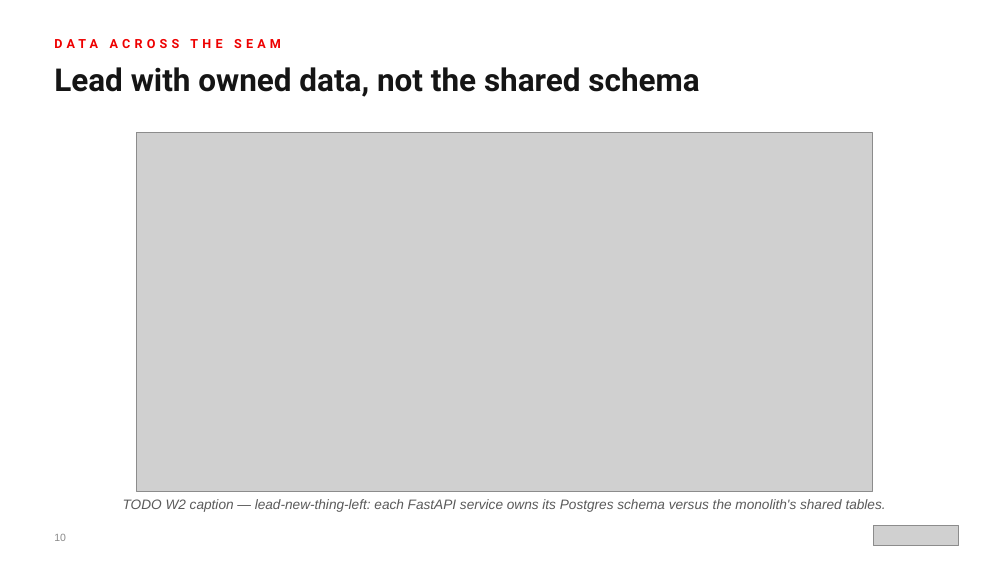
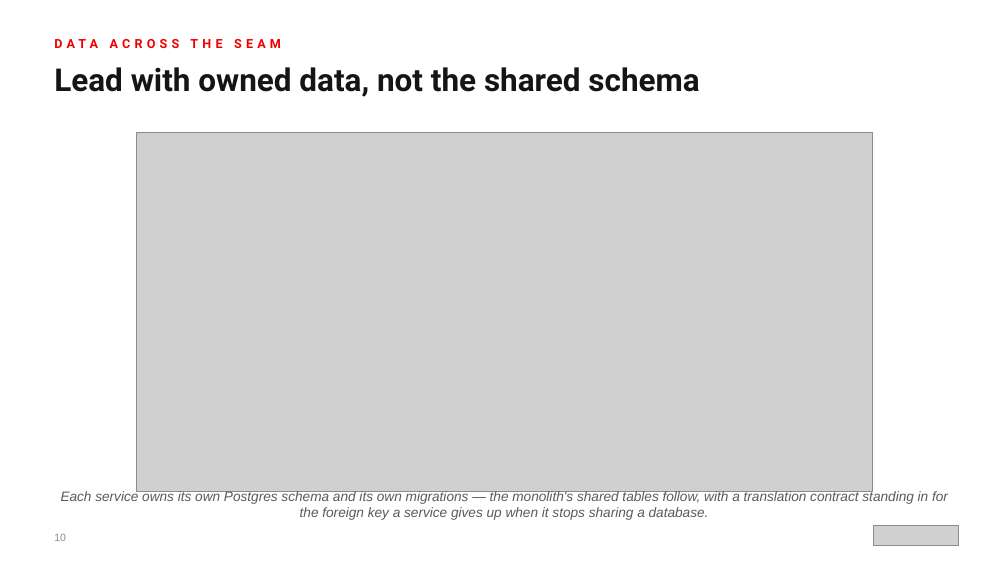
Before and after one commit to patterncatalyst/modernizing-enterprise-applications-python, a slide deck: slide 10 of presentation/modernizing-101/Modernizing_101-r1.0.pptx. Drawn at 1008x567 pixels with LibreOffice and Linux fonts; fonts in the diff are those of the drawing; grey boxes stand for pictures. Boxes give left, top, right and bottom in pixels: in the first picture for what was removed or moved away, otherwise in the second. Text is boxed around its words. In the diff, an @@ line names an element or a change of style, - is before the commit and + after.

Commit message:
feat(decks): build 101 deck — Django->FastAPI overview (23 slides, advantage-framed)

```diff
--- a/presentation/modernizing-101/Modernizing_101-r1.0.pptx
+++ b/presentation/modernizing-101/Modernizing_101-r1.0.pptx
@@ text at [61,490,948,520]: text changed @@
-TODO W2 caption — lead-new-thing-left: each FastAPI service owns its Postgres schema versus the monolith's shared tables.
+Each service owns its own Postgres schema and its own migrations — the monolith's shared tables follow, with a translation contract standing in for the foreign key a service gives up when it stops sharing a database.
```
Also in this commit, not shown: 18 other slides changed, 1 other file.
